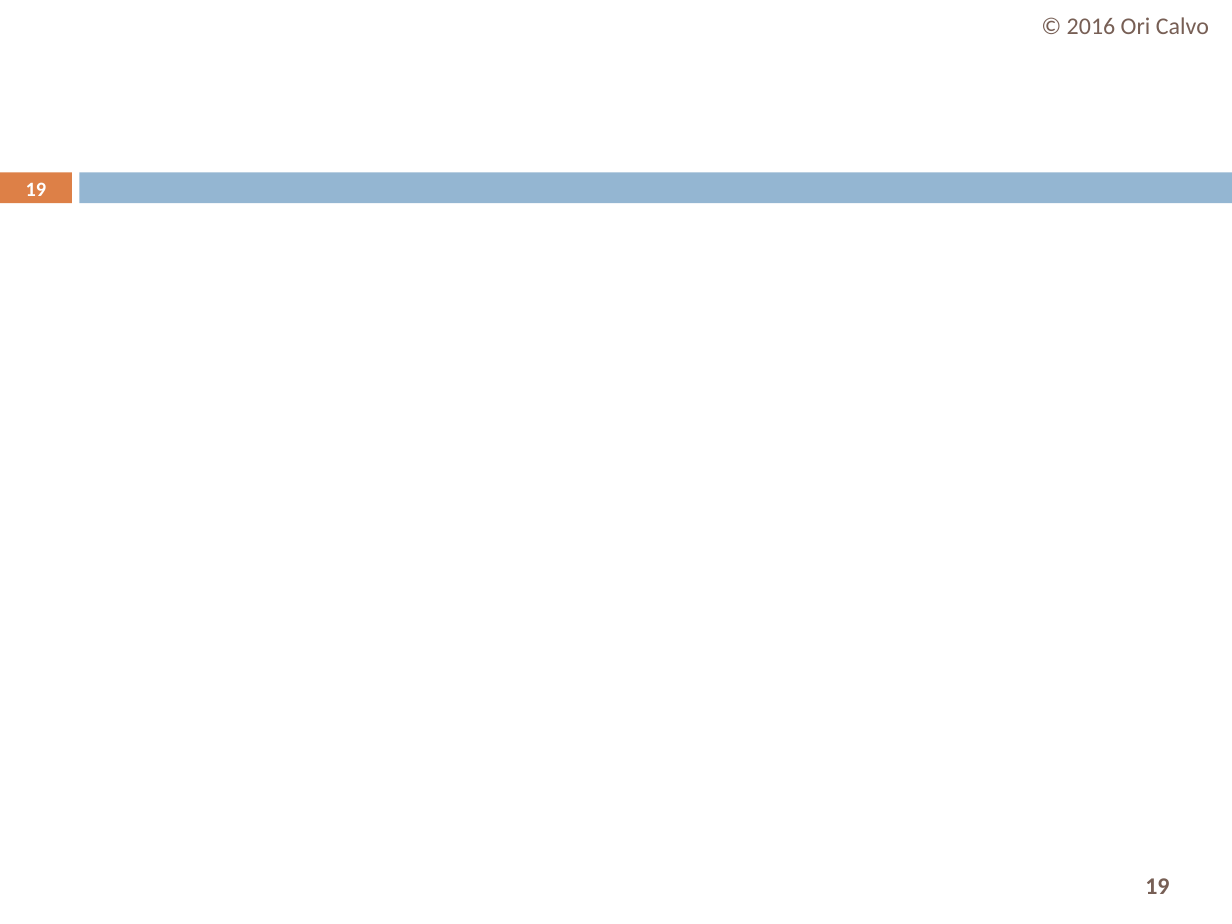
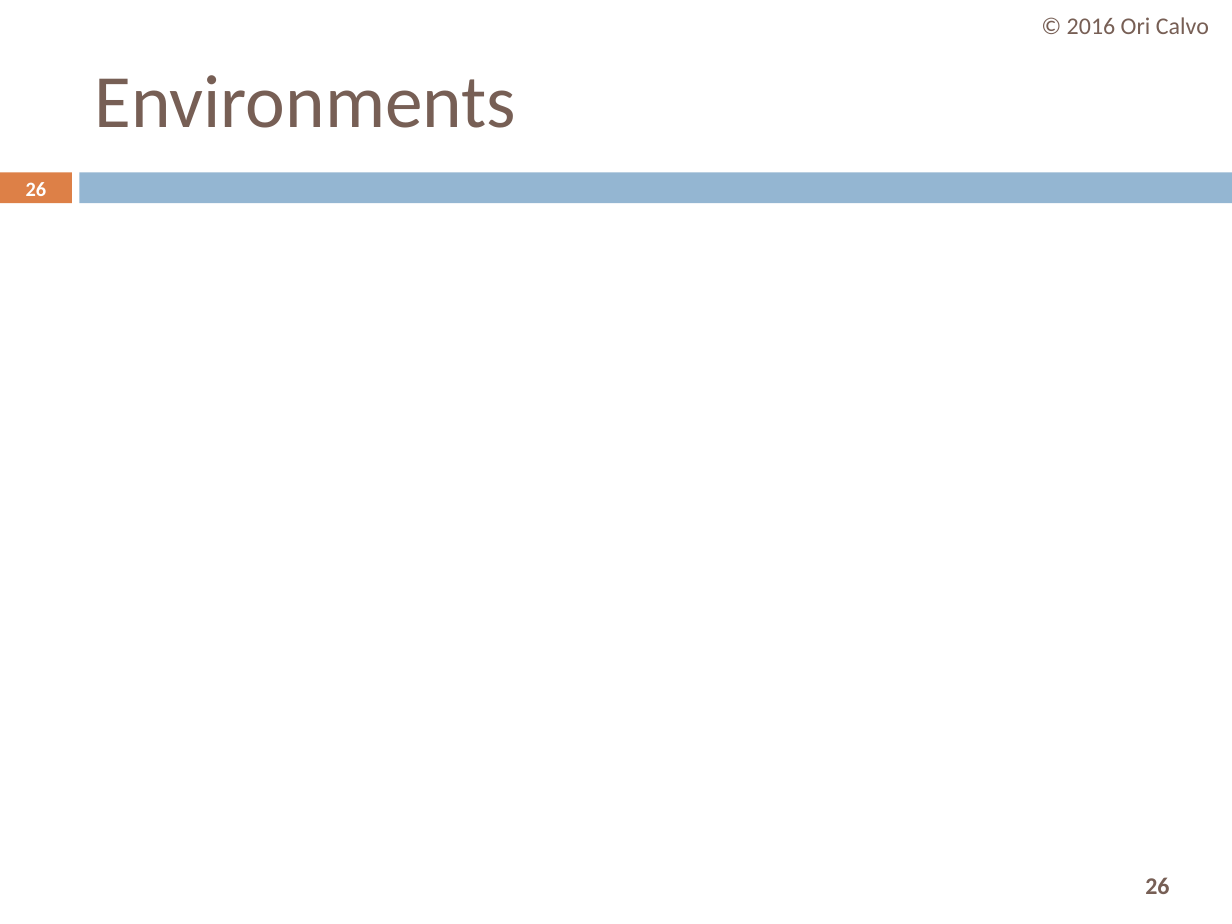
Before and after one commit to oricalvo/course-angular, a slide deck: slide 26 of PPTs/01 Build & Setup.pptx (slide 19 before the commit). Drawn at 1232x924 pixels with LibreOffice and Linux fonts; fonts in the diff are those of the drawing. Boxes give left, top, right and bottom in pixels: in the first picture for what was removed or moved away, otherwise in the second. Text is boxed around its words. In the diff, an @@ line names an element or a change of style, - is before the commit and + after.

```diff
--- a/PPTs/01 Build & Setup.pptx
+++ b/PPTs/01 Build & Setup.pptx
@@ title added at bbox=[95, 75, 516, 128], 44 pt, text #775F55 @@
+Environments
@@ page number at bbox=[26, 182, 47, 196]: text changed @@
-19
+26
@@ page number at bbox=[1145, 877, 1169, 894]: text changed @@
-19
+26
```
Also in this commit, not shown: 10 other slides changed, 5 slides added, 27 slides removed.
